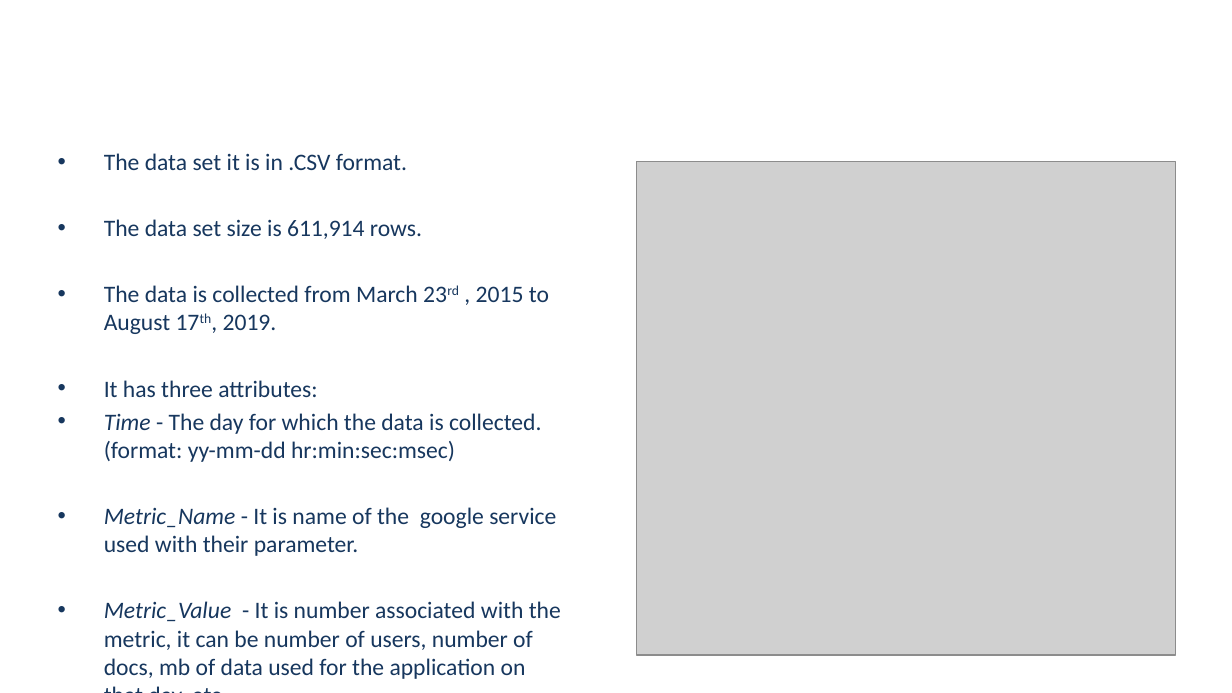
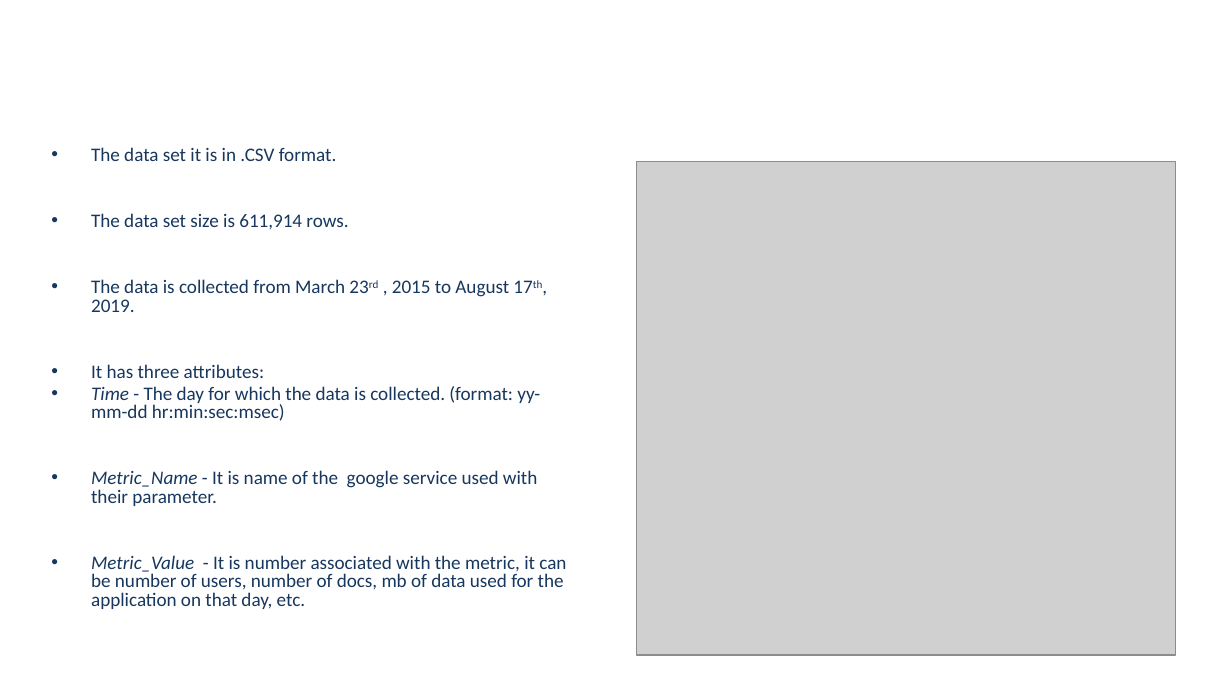
Before and after one commit to UNCG-CSE/G_Suite_Metrics, a slide deck: slide 3 of doc/G-suite review ppt.pptx. Drawn at 1232x693 pixels with LibreOffice and Linux fonts; fonts in the diff are those of the drawing; grey boxes stand for pictures; background and template pictures are left out. Boxes give left, top, right and bottom in pixels: in the first picture for what was removed or moved away, otherwise in the second. Text is boxed around its words. In the diff, an @@ line names an element or a change of style, - is before the commit and + after.

```diff
--- a/doc/G-suite review ppt.pptx
+++ b/doc/G-suite review ppt.pptx
@@ title "DATA DESCRIPTION" at [124,147,158,161]: size 32.4 to 32 pt @@
@@ text "The data set it is ..." at [91,147,566,609]: size 13.8 to 11.2 pt; indent changed; line spacing 1 to 0.8 @@
```
Also in this commit, not shown: 6 other slides changed.
